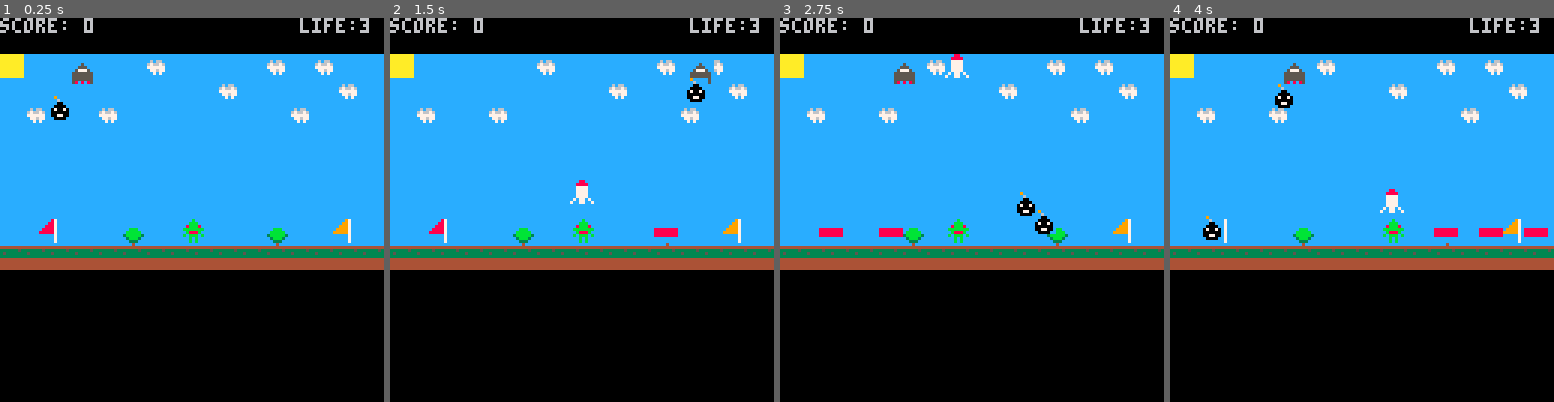
Above: before the commit, frames 1-4 (left to right).
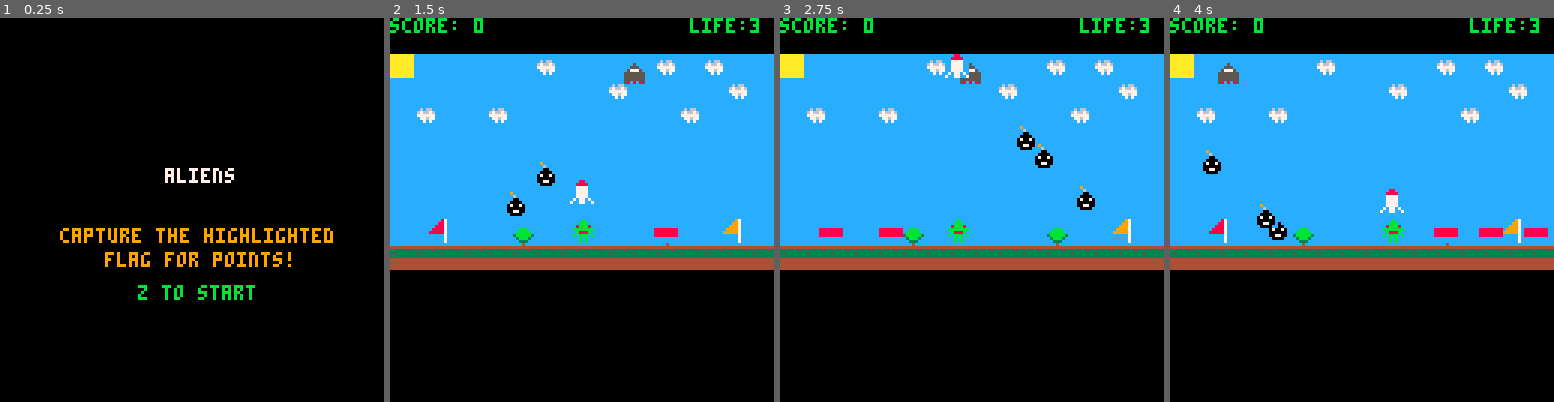
Above: after the commit, the same moments.

Repository: nickgs/pico8-carts
Game: PICO-8 cartridge aliens.p8
Two runs of this game, one before a commit and one after it. Both use one fixed random seed, a clock stepped at 60 frames per second and the inputs below.
Inputs:
- Up to frame 1 (0.25 s): no input
- Up to frame 2 (1.5 s): tap O (Z key) at 0.33, 0.7, 1.43 s; tap X (X key) at 1.07 s
- Up to frame 3 (2.75 s): hold Left 1.97-2.37 s; tap X (X key) at 2.07, 2.4, 2.73 s; tap O (Z key) at 2.22 s
- Up to frame 4 (4 s): hold Right 2.87-3.53 s; tap X (X key) at 3.07, 3.4, 3.73 s; tap O (Z key) at 3.1, 3.98 s

The runs differ from the first frame. In frame 1, 57% of the frame differs, in the area x 0-100%, y 0-74%; in frame 2, 1.6%; in frame 3, 2.0%; in frame 4, 2.0%.

Commit message:
Added basic title screen to Aliens
- Learning the idea of states with little man.

Diff:
--- a/aliens.p8
+++ b/aliens.p8
@@ -1,6 +1,7 @@
 pico-8 cartridge // http://www.pico-8.com
 version 8
 __lua__
+local state = "" -- our games state
 local hopper = {}
 local rocket = {}
 local mrbombs = {}
@@ -18,8 +19,37 @@
 local life
 
 function _init()
+    cls()
+	palt(0,false) --disable black transarency
+
+	state = "title"
+end
+
+function _update()
+ if(state=="title") then
+  do_update_title()
+ elseif(state=="play") then
+  --do_update_play()
+ end
+end
+
+function do_update_title()
+ if(btnp(4)) then
+  game_init()
+  state = "play"
+ end
+end
+
+
+function draw_title()
  cls()
-	palt(0,false) --disable black transarency
+ print("aliens",55,50,7)
+ print("capture the highlighted",20,70,9)
+ print("flag for points!", 35, 78, 9)
+ print("z to start",46,89,11)
+end
+
+function game_init()
 	mapdraw(0,0,0,12,16,10)
 
 	settings.difficulty = 2
@@ -55,10 +85,16 @@
 	life = 3
 
 	spr(1, hopper.x, hopper.y)
+
 end
 
 function _draw()
  cls()
+
+ if(state == "title") then
+	 draw_title()
+	 return
+ end
 
  map(0,0,0,12,16,10)
 
@@ -81,6 +117,7 @@
 		m.y = hopper.y-10
 		m.sprite = 40
 
+		sfx(10)
 		add(missles, m)
 	end
 
@@ -98,6 +135,7 @@
 		 l.x = l.x + 4
 		end
 
+		sfx(7)
 		add(lasers, l)
 	end
 
@@ -174,7 +212,7 @@
 
 	if(life <= 0) then
 		print("game over", 45, 45)
-		-- sfx(12)
+		-- sfx(21)
 		life = 0 -- so don't go negative
 	 hopper.alive = 0
 	end
Not shown, changed: the music (__music__) section of aliens.p8
Not shown, changed: the sound effects (__sfx__) section of aliens.p8
